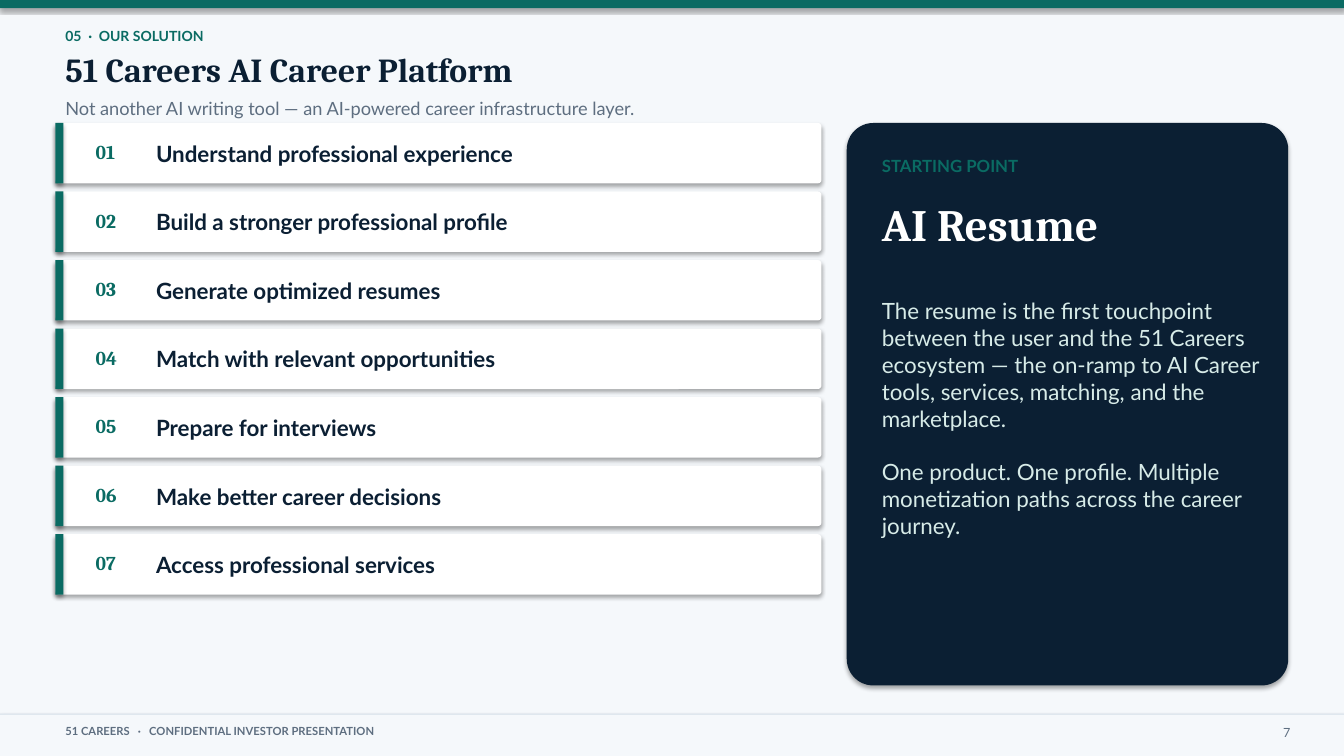
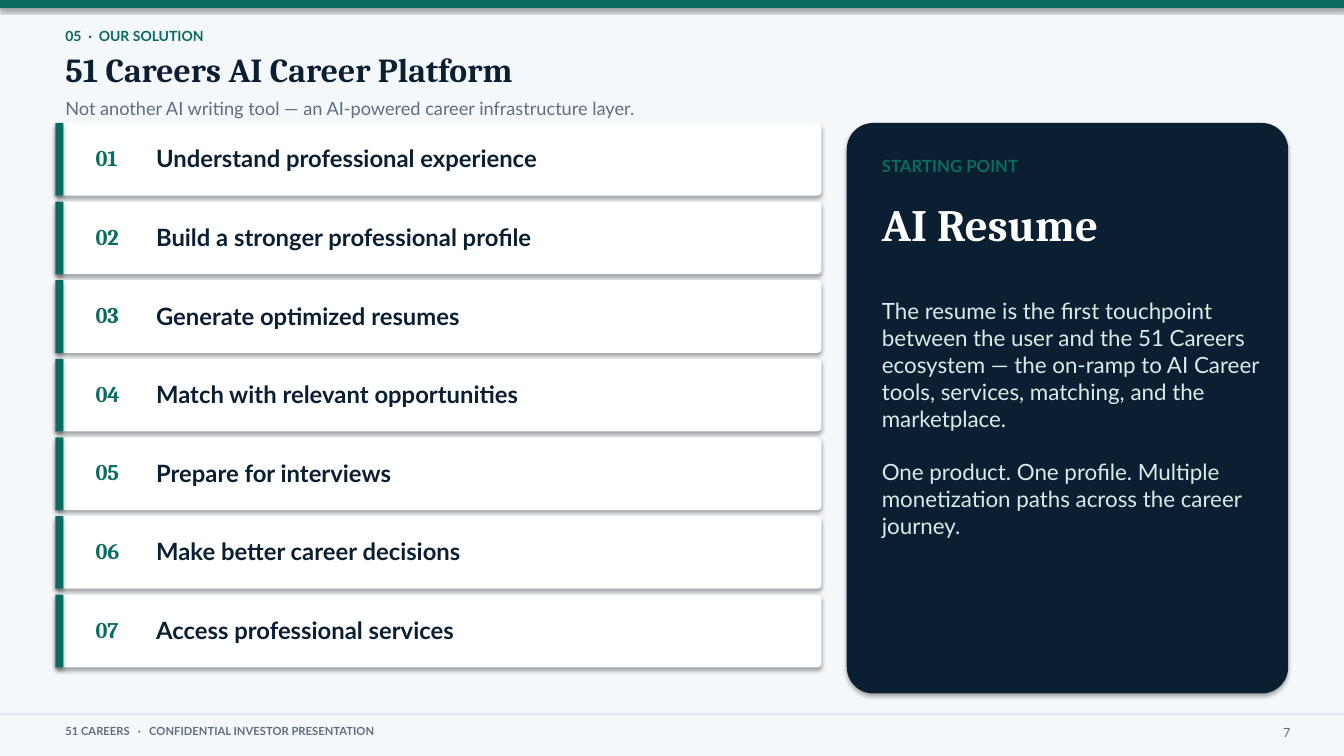
Before and after one commit to anthonyleedu/anthonyleedu, a slide deck: slide 7 of 51Careers_Addition.pptx. Drawn at 1344x756 pixels with LibreOffice and Linux fonts; fonts in the diff are those of the drawing. Boxes give left, top, right and bottom in pixels: in the first picture for what was removed or moved away, otherwise in the second. Text is boxed around its words. In the diff, an @@ line names an element or a change of style, - is before the commit and + after.

```diff
--- a/51Careers_Addition.pptx
+++ b/51Careers_Addition.pptx
@@ rounded rectangle: place and size @@
-rounded rectangle at bbox=[55, 123, 822, 184]
+rounded rectangle at bbox=[55, 123, 822, 196]
@@ rectangle: place and size @@
-rectangle at bbox=[55, 123, 64, 184]
+rectangle at bbox=[55, 123, 64, 196]
@@ rounded rectangle: place and size @@
-rounded rectangle at bbox=[847, 123, 1289, 686]
+rounded rectangle at bbox=[847, 123, 1289, 694]
@@ rounded rectangle: place and size @@
-rounded rectangle at bbox=[55, 192, 822, 252]
+rounded rectangle at bbox=[55, 202, 822, 274]
@@ rectangle: place and size @@
-rectangle at bbox=[55, 192, 64, 252]
+rectangle at bbox=[55, 202, 64, 274]
@@ text "02": place and size @@
-text "02" at bbox=[96, 214, 116, 228]
+text "02" at bbox=[96, 230, 119, 245]
@@ text "Build a stronger professional profile": place and size @@
-text "Build a stronger professional profile" at bbox=[156, 213, 507, 234]
+text "Build a stronger professional profile" at bbox=[156, 228, 531, 251]
@@ rounded rectangle: place and size @@
-rounded rectangle at bbox=[55, 260, 822, 321]
+rounded rectangle at bbox=[55, 280, 822, 353]
@@ rectangle: place and size @@
-rectangle at bbox=[55, 260, 64, 321]
+rectangle at bbox=[55, 280, 64, 353]
@@ text "03": place and size @@
-text "03" at bbox=[96, 282, 116, 296]
+text "03" at bbox=[96, 308, 119, 323]
@@ text "Generate optimized resumes": place and size @@
-text "Generate optimized resumes" at bbox=[156, 282, 441, 303]
+text "Generate optimized resumes" at bbox=[156, 307, 459, 329]
@@ rounded rectangle: place and size @@
-rounded rectangle at bbox=[55, 329, 822, 389]
+rounded rectangle at bbox=[55, 359, 822, 432]
@@ rectangle: place and size @@
-rectangle at bbox=[55, 329, 64, 389]
+rectangle at bbox=[55, 359, 64, 432]
@@ text "04": place and size @@
-text "04" at bbox=[96, 351, 117, 365]
+text "04" at bbox=[96, 386, 120, 402]
@@ text "Match with relevant opportunities": place and size @@
-text "Match with relevant opportunities" at bbox=[156, 350, 496, 371]
+text "Match with relevant opportunities" at bbox=[156, 385, 519, 407]
@@ rounded rectangle: place and size @@
-rounded rectangle at bbox=[55, 397, 822, 458]
+rounded rectangle at bbox=[55, 438, 822, 510]
@@ rectangle: place and size @@
-rectangle at bbox=[55, 397, 64, 458]
+rectangle at bbox=[55, 438, 64, 510]
@@ text "05": place and size @@
-text "05" at bbox=[96, 419, 117, 433]
+text "05" at bbox=[96, 465, 120, 480]
@@ text "Prepare for interviews": place and size @@
-text "Prepare for interviews" at bbox=[156, 419, 376, 440]
+text "Prepare for interviews" at bbox=[156, 464, 391, 486]
@@ rounded rectangle: place and size @@
-rounded rectangle at bbox=[55, 466, 822, 526]
+rounded rectangle at bbox=[55, 516, 822, 589]
@@ rectangle: place and size @@
-rectangle at bbox=[55, 466, 64, 526]
+rectangle at bbox=[55, 516, 64, 589]
@@ text "06": place and size @@
-text "06" at bbox=[96, 488, 117, 502]
+text "06" at bbox=[96, 544, 120, 559]
@@ text "Make better career decisions": place and size @@
-text "Make better career decisions" at bbox=[156, 488, 441, 505]
+text "Make better career decisions" at bbox=[156, 542, 461, 561]
@@ rounded rectangle: place and size @@
-rounded rectangle at bbox=[55, 534, 822, 595]
+rounded rectangle at bbox=[55, 595, 822, 667]
@@ rectangle: place and size @@
-rectangle at bbox=[55, 534, 64, 595]
+rectangle at bbox=[55, 595, 64, 667]
@@ size 14 to 16 pt in 7 elements at bbox=[96, 151, 118, 166], bbox=[96, 230, 119, 245], bbox=[96, 308, 119, 323], bbox=[96, 386, 120, 402], bbox=[96, 465, 120, 480], bbox=[96, 544, 120, 559], bbox=[96, 623, 119, 638] @@
@@ text "07": place and size @@
-text "07" at bbox=[96, 556, 116, 570]
+text "07" at bbox=[96, 623, 119, 638]
@@ size 16 to 17 pt in 7 elements at bbox=[156, 149, 536, 171], bbox=[156, 228, 531, 251], bbox=[156, 307, 459, 329], bbox=[156, 385, 519, 407], bbox=[156, 464, 391, 486], bbox=[156, 542, 461, 561], bbox=[156, 621, 454, 643] @@
@@ text "Access professional services": place and size @@
-text "Access professional services" at bbox=[156, 556, 435, 577]
+text "Access professional services" at bbox=[156, 621, 454, 643]
```
Also in this commit, not shown: 1 other slide changed, 1 other file.
